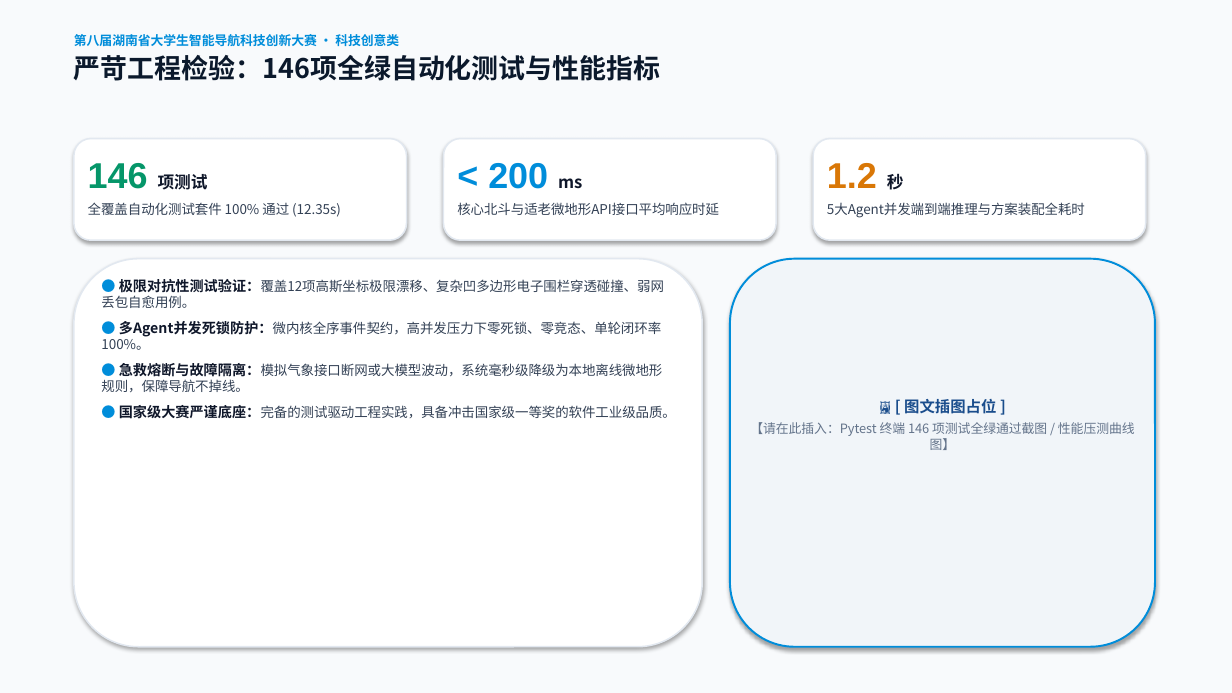
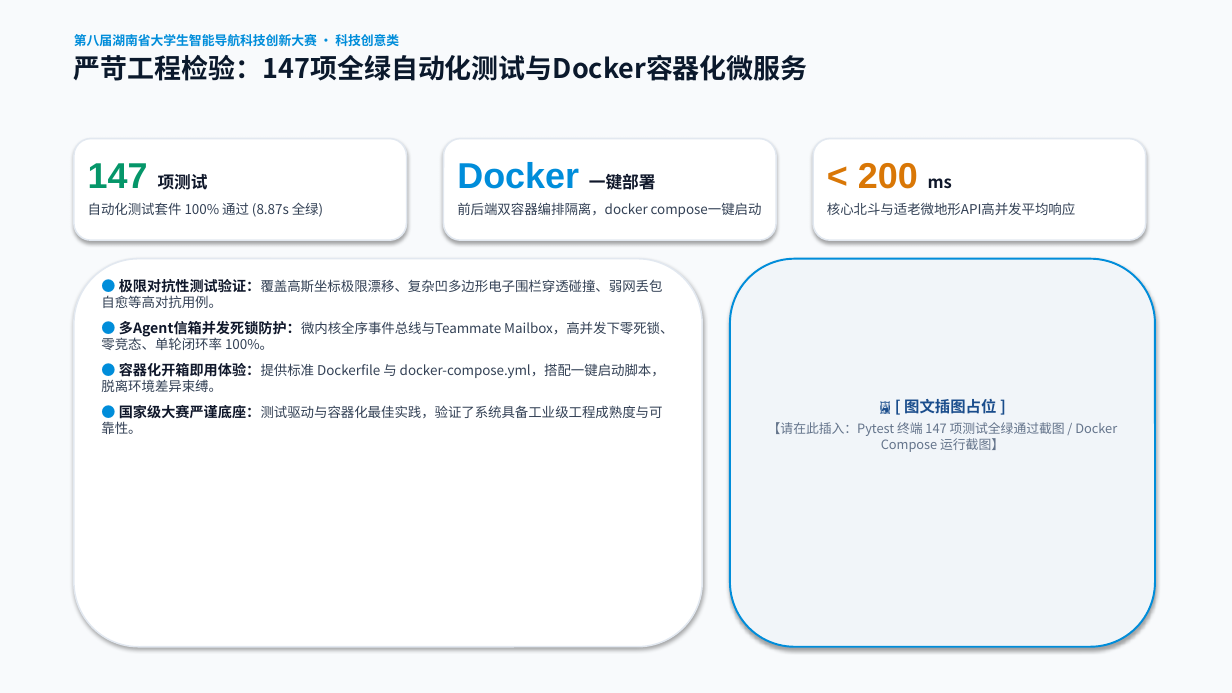
Before and after one commit to yockkkk/laoyouji, a slide deck: slide 14 of docs/competition/银发导航智能体：基于多Agent协同的老年人安心出行伴侣_作品介绍PPT.pptx. Drawn at 1232x693 pixels with LibreOffice and Linux fonts; fonts in the diff are those of the drawing. Boxes give left, top, right and bottom in pixels: in the first picture for what was removed or moved away, otherwise in the second. Text is boxed around its words. In the diff, an @@ line names an element or a change of style, - is before the commit and + after.

Commit message:
docs: synchronize technical documentation and competition desktop materials
- Synchronize docs/ARCHITECTURE.md with Teammate Mailbox, Hierarchical Memory, BDS escort, 60fps gesture isolation, role separation, and Docker.
- Update docs/API.md with BDS escort endpoints and Teammate Mailbox SSE events.
- Update docs/DESIGN.md with 60fps Leaflet gesture isolation & elder/child UI separation.
- Update docs/PRD.md and docs/APP_DEPLOY_AND_USER_GUIDE.md with Docker Compose deployment.
- Update 05_COMPETITION_VIDEO_STORYBOARD.md with accurate elder/child roles and technical highlights.
- Regenerate Word proposal report (.docx) without competition text, highlighting technical features.
- Regenerate 18-slide presentation deck (.pptx) with Teammate Mailbox, BDS RTK, 147 tests, and Docker.
- Synchronize all 4 competition preparation materials directly on Desktop.

```diff
--- a/docs/competition/银发导航智能体：基于多Agent协同的老年人安心出行伴侣_作品介绍PPT.pptx
+++ b/docs/competition/银发导航智能体：基于多Agent协同的老年人安心出行伴侣_作品介绍PPT.pptx
@@ text at [74, 55, 808, 81]: text changed @@
-严苛工程检验：146项全绿自动化测试与性能指标
+严苛工程检验：147项全绿自动化测试与Docker容器化微服务
@@ text at [88, 163, 323, 217]: text changed @@
-146 项测试
-全覆盖自动化测试套件 100% 通过 (12.35s)
+147 项测试
+自动化测试套件 100% 通过 (8.87s 全绿)
@@ text at [457, 162, 762, 217]: text changed @@
-< 200 ms
-核心北斗与适老微地形API接口平均响应时延
+Docker 一键部署
+前后端双容器编排隔离，docker compose一键启动
@@ text at [827, 163, 1075, 215]: text changed @@
-1.2 秒
-5大Agent并发端到端推理与方案装配全耗时
+< 200 ms
+核心北斗与适老微地形API高并发平均响应
@@ text at [101, 279, 673, 434]: text changed @@
-● 极限对抗性测试验证：覆盖12项高斯坐标极限漂移、复杂凹多边形电子围栏穿透碰撞、弱网丢包自愈用例。
-● 多Agent并发死锁防护：微内核全序事件契约，高并发压力下零死锁、零竞态、单轮闭环率 100%。
-● 急救熔断与故障隔离：模拟气象接口断网或大模型波动，系统毫秒级降级为本地离线微地形规则，保障导航不掉线。
-● 国家级大赛严谨底座：完备的测试驱动工程实践，具备冲击国家级一等奖的软件工业级品质。
+● 极限对抗性测试验证：覆盖高斯坐标极限漂移、复杂凹多边形电子围栏穿透碰撞、弱网丢包自愈等高对抗用例。
+● 多Agent信箱并发死锁防护：微内核全序事件总线与Teammate Mailbox，高并发下零死锁、零竞态、单轮闭环率 100%。
+● 容器化开箱即用体验：提供标准 Dockerfile 与 docker-compose.yml，搭配一键启动脚本，脱离环境差异束缚。
+● 国家级大赛严谨底座：测试驱动与容器化最佳实践，验证了系统具备工业级工程成熟度与可靠性。
@@ text at [768, 422, 1117, 452]: text changed @@
-【请在此插入：Pytest 终端 146 项测试全绿通过截图 / 性能压测曲线图】
+【请在此插入：Pytest 终端 147 项测试全绿通过截图 / Docker Compose 运行截图】
```
Also in this commit, not shown: 2 other slides changed, 13 other files.
